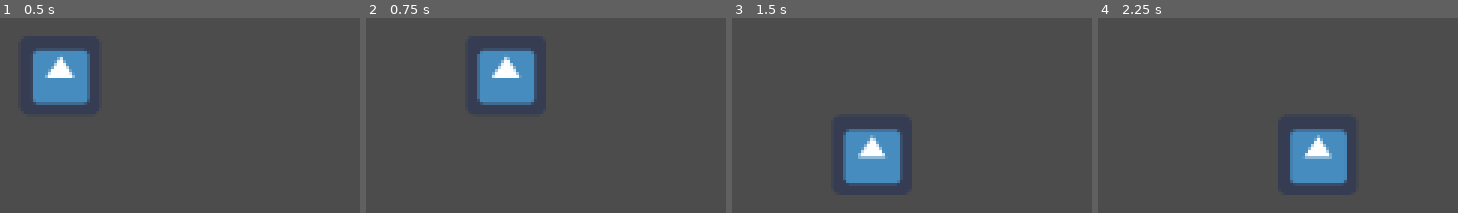
Above: before the commit, frames 1-4 (left to right).
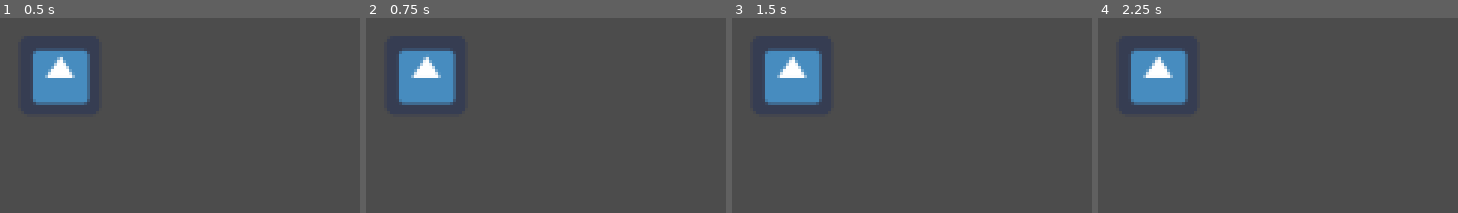
Above: after the commit, the same moments.

Repository: jwikiera/ggj23_root
Game: Godot game, scene res://Scenes/MainScene.tscn
Two runs of this game, one before a commit and one after it. Both use one fixed random seed, a clock stepped at 60 frames per second and the inputs below. The engine's default icon, where the game draws it, is replaced by a stand-in: a white triangle on a blue panel in a dark square.
Inputs:
- Up to frame 1 (0.5 s): no input
- Up to frame 2 (0.75 s): tap Enter at 0.5 s; hold Right (ui_right) from 0.53 s (still down)
- Up to frame 3 (1.5 s): tap Space at 1.25 s; release Right (ui_right) at 1.28 s; hold Down (console_down) from 1.28 s (still down)
- Up to frame 4 (2.25 s): tap Enter at 2 s; release Down (console_down) at 2.03 s; hold Right (ui_right) from 2.03 s (still down)

Frame 1 is identical in both runs. In frame 2, 9.3% of the frame differs, in the area x 9-48%, y 15-45%; in frame 3, 9.3%; in frame 4, 9.1%.

Commit message:
decoupled arrows from player movement

Diff:
--- a/godot_project/Scenes/Player.gd
+++ b/godot_project/Scenes/Player.gd
@@ -6,19 +6,20 @@
 	Commands.connect("move", self, "_on_move_signal")
 
 func _physics_process(delta):
-	if Input.is_action_just_pressed("ui_right"):
-		velocity.x = 64
-	elif Input.is_action_just_pressed("ui_left"):
-		velocity.x = -64
-	elif Input.is_action_just_pressed("ui_up"):
-		velocity.y = -64
-	elif Input.is_action_just_pressed("ui_down"):
-		velocity.y = 64
-	else:
-		velocity.x = 0
-		velocity.y = 0
-
-	move_and_collide(velocity)
+	pass
+#	if Input.is_action_just_pressed("ui_right"):
+#		velocity.x = 64
+#	elif Input.is_action_just_pressed("ui_left"):
+#		velocity.x = -64
+#	elif Input.is_action_just_pressed("ui_up"):
+#		velocity.y = -64
+#	elif Input.is_action_just_pressed("ui_down"):
+#		velocity.y = 64
+#	else:
+#		velocity.x = 0
+#		velocity.y = 0
+#
+#	move_and_collide(velocity)
 
 
 func _on_move_signal(direction: int) -> void:
@@ -32,3 +33,4 @@
 	if direction == Commands.DIRS.DIR_RIGHT:
 		velocity.x = 64
 	move_and_collide(velocity)
+	velocity = Vector2.ZERO
